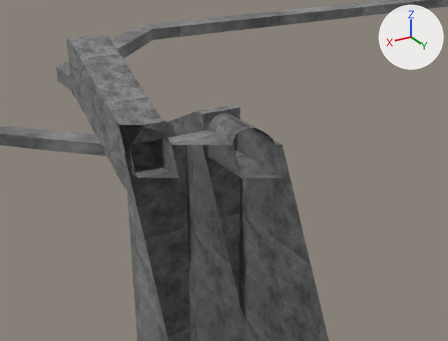
An edit to the Blender file Assets/Models/Maze/Maze.blend, drawn before and after from the same camera.
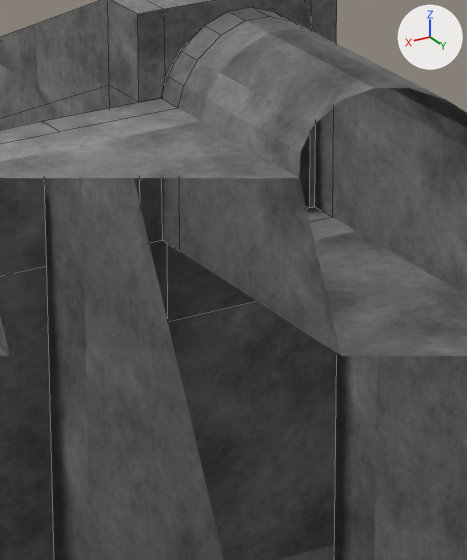
Old and new are each drawn from a camera (50 mm lens) standing at (46.0, 14.0, 41.2) and looking at (-6.1, -72.8, -2.1) and again close up on the part from 40% to 59% of the width and 33% to 63% of the height. The axes (+X, +Y, +Z) are drawn at upper right. The lights are the same throughout. The first two pictures are the older version. The close-ups show mesh edges as thin lines. Everything nearer to the camera than a plane just in front of the edit is cut away.

Names of what the first close-up shows: 'Maze03', 'Maze04'.
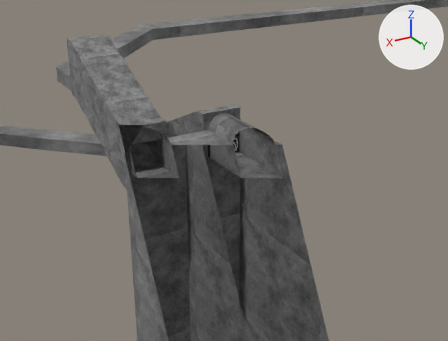
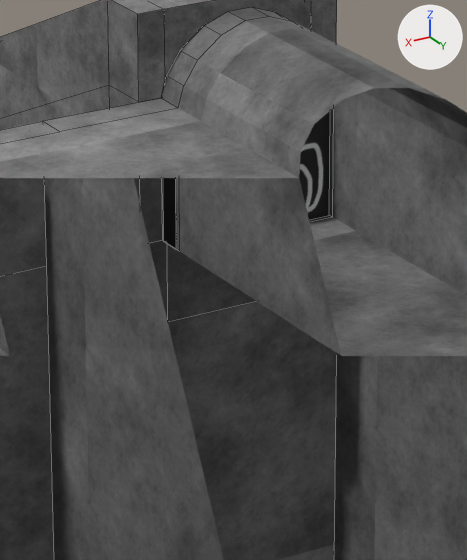
Changed parts and their boxes (x1, y1, x2, y2) in the close-ups (467 x 560 px):
```json
{"object": "MazeDoor", "change": "added", "after": [163, 111, 330, 250]}
```

Edits to the scene script, one JSON object a line:
```json
{"op": "add", "block": "img_balls", "code": ["img_balls = load_image('Balls :)', '../../Textures/MazeDoor.png', 512, 512, 'sRGB')"]}
{"op": "add", "block": "mat_material", "code": ["mat_material = principled_material('Material')", "mat_material.texture = img_balls"]}
{"op": "add", "block": "me_cube_010", "code": ["me_cube_010 = bpy.data.meshes.new('Cube.010')", "me_cube_010.from_pydata(...)  # 14 vertices, 9 faces; spans x -3.29..2.66, y -0.42..0.42, z -0.03..7.47", "me_cube_010.materials.append(mat_material)  # picture img_balls"]}
{"op": "add", "block": "ob_mazedoor", "code": ["ob_mazedoor = bpy.data.objects.new('MazeDoor', me_cube_010)", "ob_mazedoor.location = (-7.0, -75.0, 0.0)"]}
```
